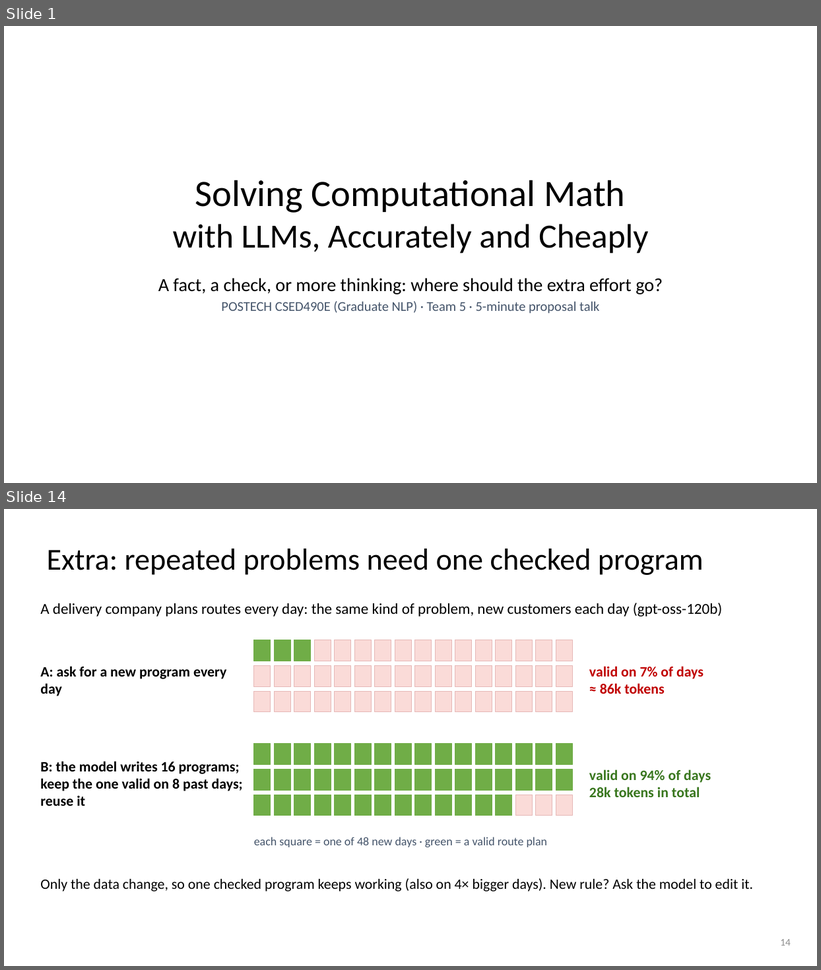
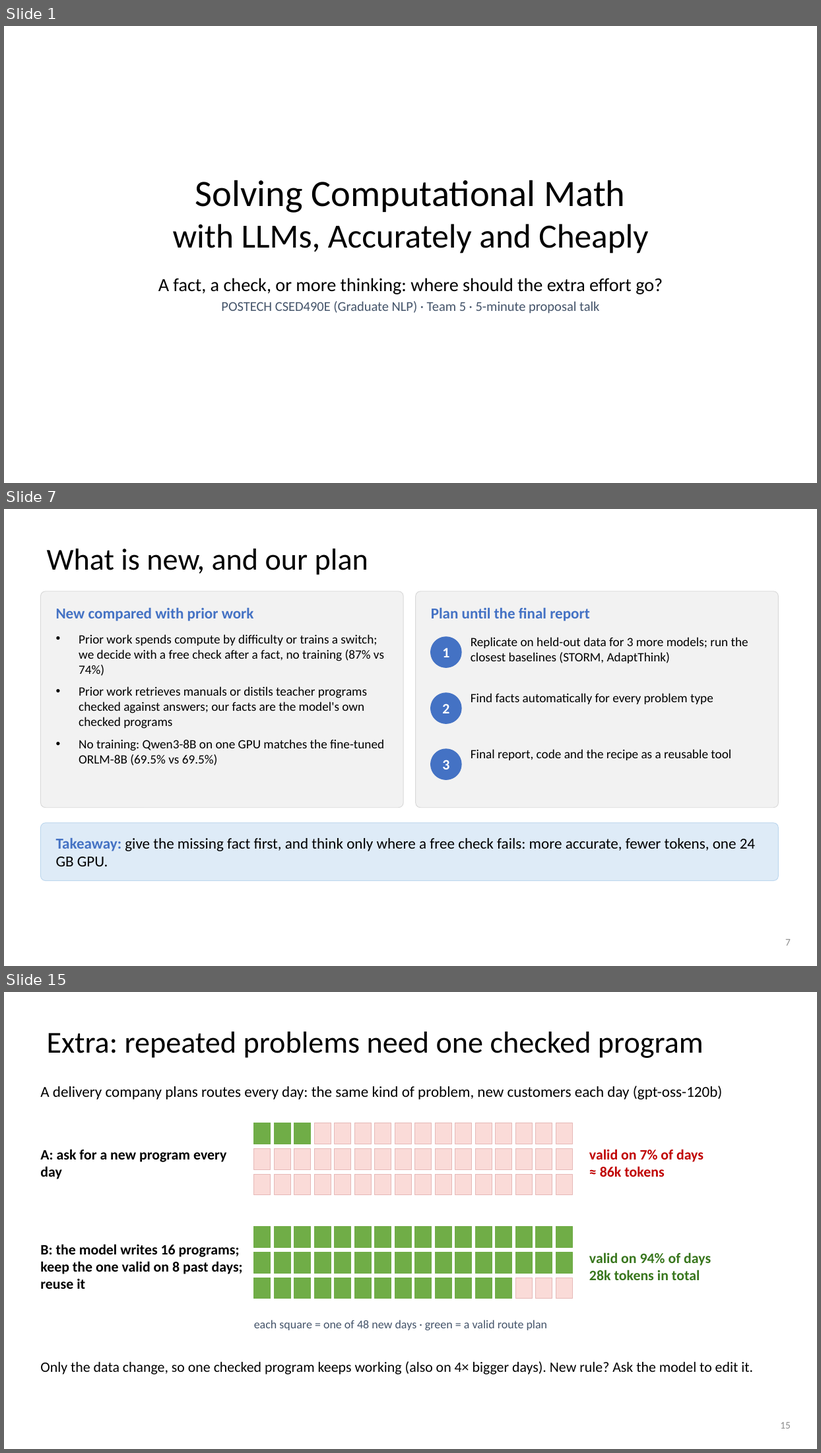
Before and after one commit to dlwns147/CSED490E_Project_Team5, a slide deck: PROPOSAL_slides.pptx. Shown one above the other, each under a label of ours: slides 1 and 14 before the commit, slides 1, 7 and 15 after it; the slides between them are not shown. The pictures are 821x970 and 821x1453 pixels, drawn with LibreOffice and Linux fonts; fonts in the diff are those of the drawing. Boxes give left, top, right and bottom in pixels: in the first picture for what was removed or moved away, otherwise in the second. Text is boxed around its words. In the diff, an @@ line names an element or a change of style, - is before the commit and + after.

```diff
--- a/PROPOSAL_slides.pptx
+++ b/PROPOSAL_slides.pptx
@@ slide 7 added at box(4, 509, 817, 966), background #FFFFFF @@
@@ title added at box(47, 549, 368, 575), 36 pt, text #000000 @@
+What is new, and our plan
@@ rounded rectangle added at box(40, 591, 403, 808), fill #F2F2F2, outline #D9D9D9 0.75 pt @@
@@ rounded rectangle added at box(416, 591, 779, 808), fill #F2F2F2, outline #D9D9D9 0.75 pt @@
@@ text added at box(56, 608, 254, 621), 18 pt, text #4472C4, bold @@
+New compared with prior work
@@ text added at box(431, 608, 590, 621), 18 pt, text #4472C4, bold @@
+Plan until the final report
@@ text added at box(79, 634, 384, 766), 15 pt, text #000000 @@
+• Prior work spends compute by difficulty or trains a switch; we decide with a free check after a fact, no training (87% vs 74%)
+• Prior work retrieves manuals or distils teacher programs checked against answers; our facts are the model's own checked programs
+• No training: Qwen3-8B on one GPU matches the fine-tuned ORLM-8B (69.5% vs 69.5%)
@@ ellipse added at box(431, 637, 461, 667), fill #4472C4, outline #4472C4 1 pt @@
@@ text added at box(471, 637, 748, 663), 15 pt, text #000000 @@
+Replicate on held-out data for 3 more models; run the closest baselines (STORM, AdaptThink)
@@ text added at box(442, 648, 450, 657), 17 pt, text #FFFFFF, bold @@
+1
@@ ellipse added at box(431, 693, 461, 723), fill #4472C4, outline #4472C4 1 pt @@
@@ text added at box(442, 704, 450, 714), 17 pt, text #FFFFFF, bold @@
+2
@@ text added at box(471, 693, 714, 704), 15 pt, text #000000 @@
+Find facts automatically for every problem type
@@ ellipse added at box(431, 749, 461, 780), fill #4472C4, outline #4472C4 1 pt @@
@@ text added at box(442, 760, 450, 770), 17 pt, text #FFFFFF, bold @@
+3
@@ text added at box(471, 749, 731, 760), 15 pt, text #000000 @@
+Final report, code and the recipe as a reusable tool
@@ rounded rectangle added at box(40, 823, 779, 881), fill #DEEBF7, outline #BDD7EE 0.75 pt @@
@@ text added at box(56, 838, 755, 867), 18 pt, text #000000 @@
+Takeaway: give the missing fact first, and think only where a free check fails: more accurate, fewer tokens, one 24 GB GPU.
@@ page number added at box(785, 939, 791, 946), 12 pt, text #8C8C8C @@
+7
@@ what was slide 14 is now slide 15 @@
@@ page number at box(780, 1422, 791, 1429): text changed @@
-14
+15
```
Also in this commit, not shown: 7 slides changed, 5 other slides added, 3 slides removed, 4 other files.
